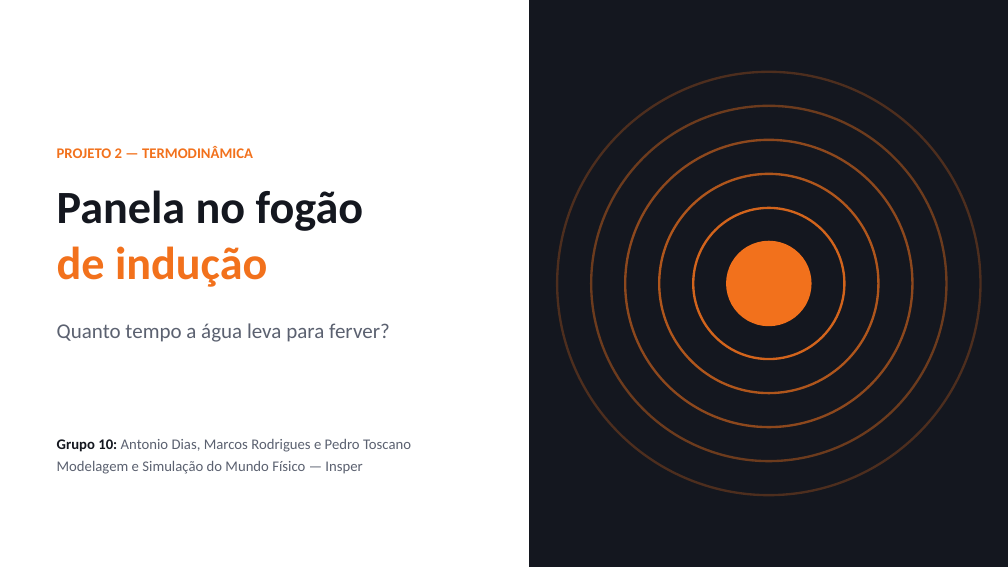
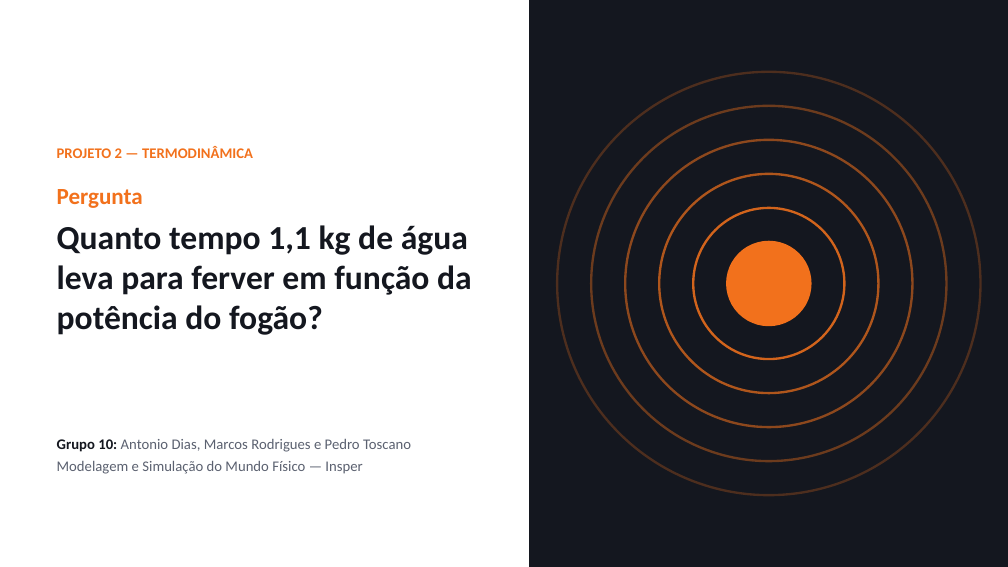
Before and after one commit to antoniosdsdias/modsim2, a slide deck: slide 1 of Apresentacao_Projeto2_Grupo10.pptx. Drawn at 1008x567 pixels with LibreOffice and Linux fonts; fonts in the diff are those of the drawing. Boxes give left, top, right and bottom in pixels: in the first picture for what was removed or moved away, otherwise in the second. Text is boxed around its words. In the diff, an @@ line names an element or a change of style, - is before the commit and + after.

```diff
--- a/Apresentacao_Projeto2_Grupo10.pptx
+++ b/Apresentacao_Projeto2_Grupo10.pptx
@@ text at [57, 189, 472, 335]: text changed; size 44 to 32 pt @@
-Panela no fogão
-de indução
+Pergunta
+Quanto tempo 1,1 kg de água leva para ferver em função da potência do fogão?
@@ text removed at [57, 323, 390, 342] @@
-Quanto tempo a água leva para ferver?
```
Also in this commit, not shown: 5 other slides changed.
